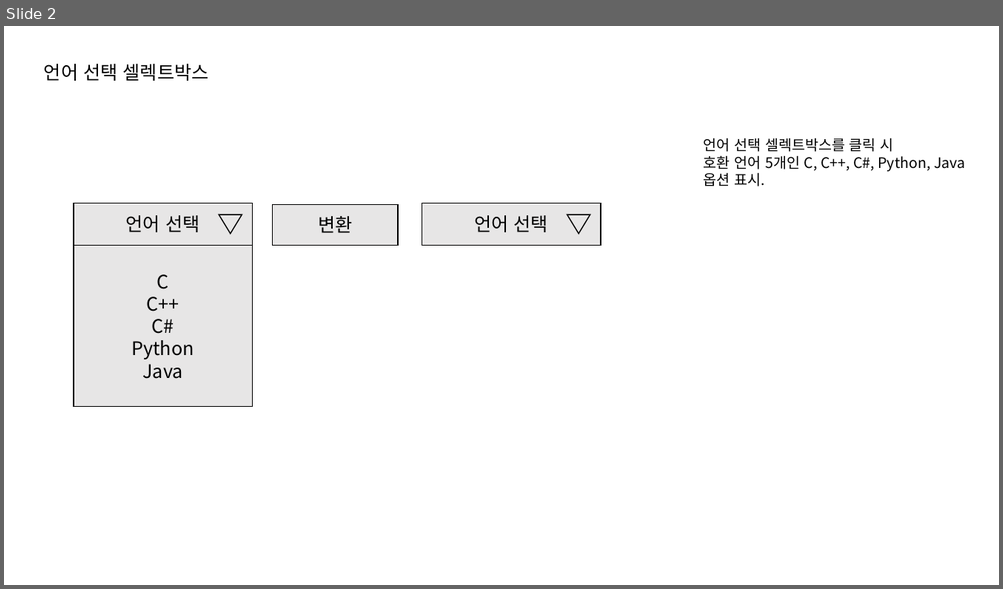
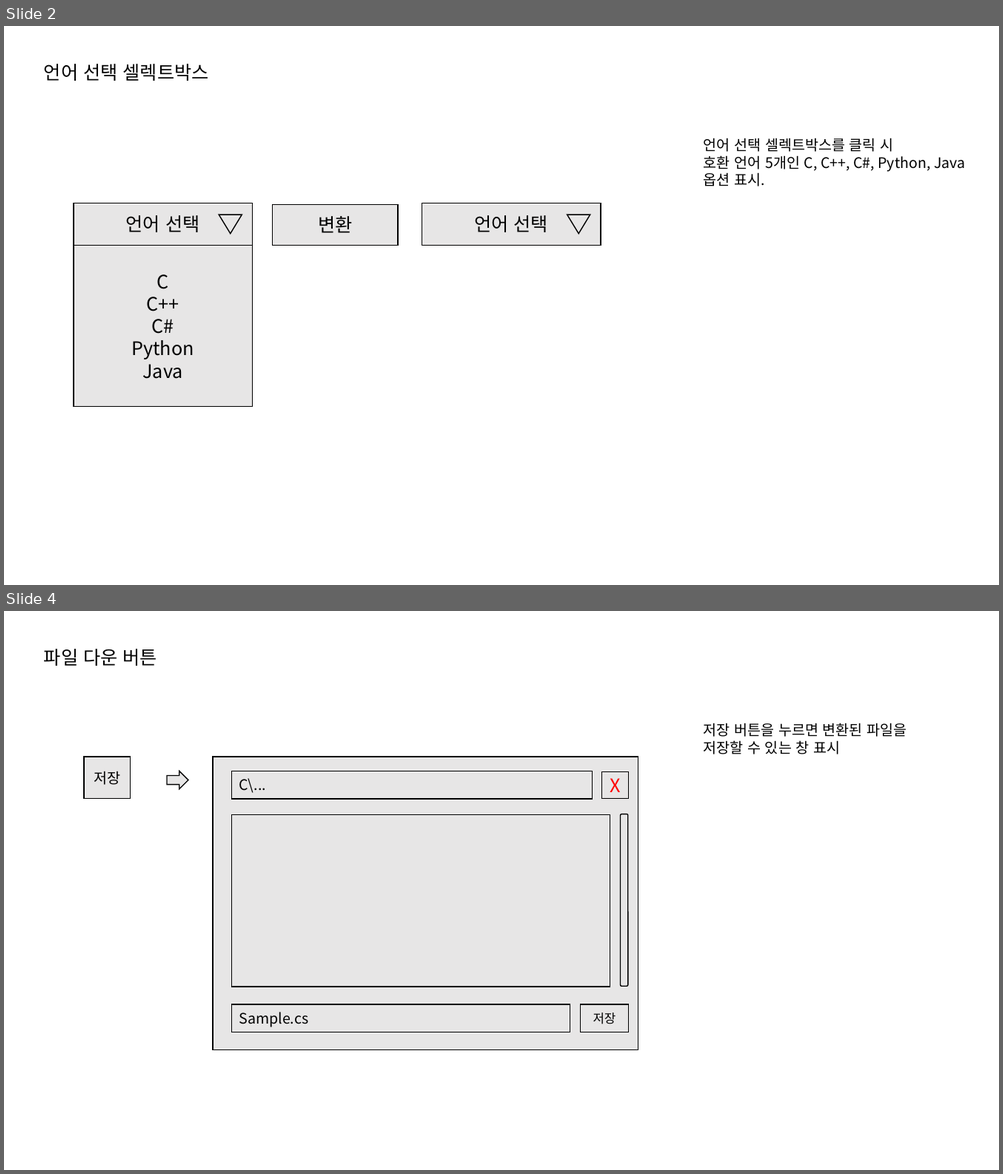
Before and after one commit to Listera0/TransCompiler_for_beginner, a slide deck: [2] 구현/WebSite/TransCompiler_for_beginner StoryBoard.pptx. Shown one above the other, each under a label of ours: slide 2 before the commit, slides 2 and 4 after it; the slides between them are not shown. The pictures are 1003x589 and 1003x1174 pixels, drawn with LibreOffice and Linux fonts; fonts in the diff are those of the drawing. Boxes give left, top, right and bottom in pixels: in the first picture for what was removed or moved away, otherwise in the second. Text is boxed around its words. In the diff, an @@ line names an element or a change of style, - is before the commit and + after.

```diff
--- a/[2] 구현/WebSite/TransCompiler_for_beginner StoryBoard.pptx
+++ b/[2] 구현/WebSite/TransCompiler_for_beginner StoryBoard.pptx
@@ slide 4 added at [4, 611, 999, 1170], background #FFFFFF @@
@@ text added at [44, 649, 157, 666], 18 pt, text #000000 @@
+파일 다운 버튼
@@ text added at [703, 723, 906, 755], 14 pt, text #000000 @@
+저장 버튼을 누르면 변환된 파일을
+저장할 수 있는 창 표시
@@ rectangle added at [84, 757, 130, 798], fill #E7E6E6, outline #000000 1 pt, 14 pt, text #000000 @@
+저장
@@ rectangle added at [213, 757, 638, 1051], fill #E7E6E6, outline #000000 1 pt @@
@@ right arrow added at [167, 772, 188, 789], fill #E7E6E6, outline #000000 1 pt @@
@@ rectangle added at [232, 772, 592, 799], fill #E7E6E6, outline #000000 1 pt, 14 pt, text #000000 @@
+C\...
@@ rectangle added at [602, 772, 629, 799], fill #E7E6E6, outline #000000 1 pt, 18 pt, text #FF0000 @@
+X
@@ rectangle added at [232, 815, 610, 987], fill #E7E6E6, outline #000000 1 pt @@
@@ rounded rectangle added at [620, 814, 628, 986], fill #E7E6E6, outline #000000 1 pt @@
@@ rectangle added at [232, 1005, 569, 1033], fill #E7E6E6, outline #000000 1 pt, 14 pt, text #000000 @@
+Sample.cs
@@ rectangle added at [580, 1005, 629, 1033], fill #E7E6E6, outline #000000 1 pt, 12 pt, text #000000 @@
+저장
```
Also in this commit, not shown: 1 slide changed, 1 other slide added, 28 other files.
